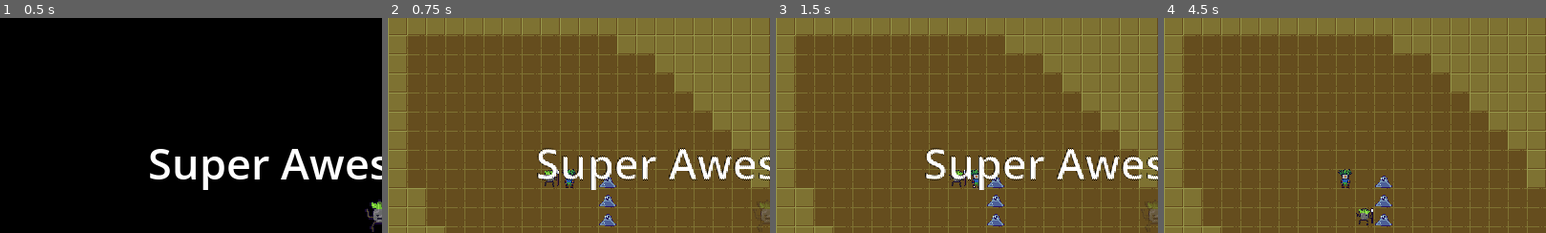
Above: before the commit, frames 1-4 (left to right).
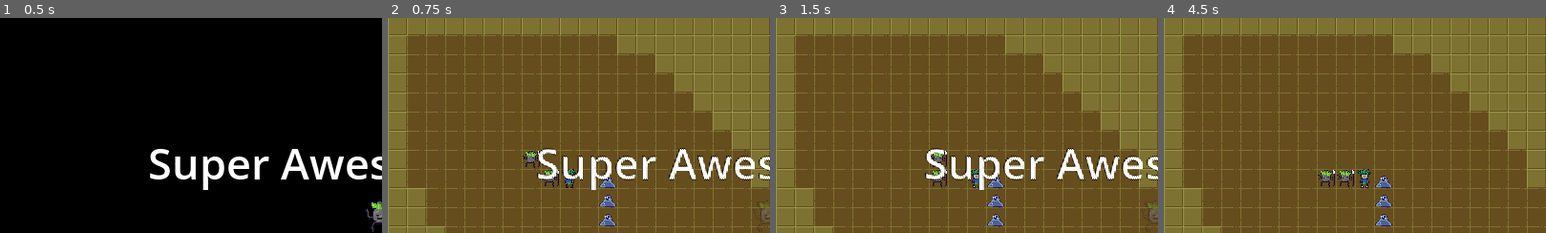
Above: after the commit, the same moments.

Repository: deengames-prototypes/github-game-off-2022
Game: Godot game, scene res://contexts/pregame/scenes/GameLoaderScene.tscn
Two runs of this game, one before a commit and one after it. Both use one fixed random seed, a clock stepped at 60 frames per second and the inputs below.
Inputs:
- Up to frame 1 (0.5 s): no input
- Up to frame 2 (0.75 s): click "New Game" at 0.5 s
- Up to frame 3 (1.5 s): tap Enter at 1.25 s; hold Right (ui_right) from 1.28 s (still down)
- Up to frame 4 (4.5 s): tap Space at 2, 3.5 s; release Right (ui_right) at 2.03 s; hold Down (ui_down) 2.03-2.78 s; tap Enter at 2.75, 4.25 s; hold Right (ui_right) 2.78-3.53 s; hold Up (ui_up) 3.53-4.28 s; hold Left (ui_left) from 4.28 s (still down)
The pictures show only the part of the screen within x 0-50%, y 0-50%; the shares and areas given below are measured in that part.

Frame 1 is identical in both runs. In frame 2, 0.2% of the frame differs, in the area x 35-40%, y 61-70%; in frame 3, 0.4%; in frame 4, 0.8%, in the area x 40-55%, y 70-97%.

Commit message:
Add ranged minion

Diff:
--- a/source/contexts/core/entities/Minion.gd
+++ /dev/null
@@ -1,24 +0,0 @@
-class_name Minion
-
-extends Entity
-
-enum {FOLLOWING, ATTACKING}
-
-var discover_distance = 5 setget set_noop
-var chase_range = 2 setget set_noop
-var following_distance = 3 setget set_noop
-var retreat_distance = 7 setget set_noop
-
-func set_noop(val):
-	pass
-
-var state = FOLLOWING
-var target: Entity = null
-
-var skills: Array = []
-
-func _init(x: int, y: int):
-	name = 'minion'
-	attack = 10
-	health = 4
-	tile_position = Vector2(x, y)
--- /dev/null
+++ b/source/contexts/core/entities/minions/MeleeMinion.gd
@@ -0,0 +1,14 @@
+class_name MeleeMinion
+
+extends Minion
+
+func _init(x: int, y: int):
+	name = 'minion'
+	attack = 10
+	health = 4
+	tile_position = Vector2(x, y)
+
+	discover_distance = 5
+	chase_range = 2
+	following_distance = 3
+	retreat_distance = 7
--- /dev/null
+++ b/source/contexts/core/entities/minions/Minion.gd
@@ -0,0 +1,16 @@
+class_name Minion
+
+extends Entity
+
+enum {FOLLOWING, ATTACKING}
+
+var discover_distance = 5 setget _set_noop
+var chase_range = 2 setget _set_noop
+var following_distance = 3 setget _set_noop
+var retreat_distance = 7 setget _set_noop
+
+func _set_noop(val):
+	pass
+
+var state = FOLLOWING
+var target: Entity = null
--- /dev/null
+++ b/source/contexts/core/entities/minions/RangedMinion.gd
@@ -0,0 +1,14 @@
+class_name RangedMinion
+
+extends Minion
+
+func _init(x: int, y: int):
+	name = 'minion'
+	attack = 10
+	health = 4
+	tile_position = Vector2(x, y)
+
+	discover_distance = 8
+	chase_range = 6
+	following_distance = 4
+	retreat_distance = 6
--- a/source/contexts/core/scenes/DungeonLevelScene.gd
+++ b/source/contexts/core/scenes/DungeonLevelScene.gd
@@ -26,8 +26,8 @@
 		_entities.append(slime)
 
 	# Add the first (test) minion to follow the player around
-	var minion = Minion.new(8, 8)
-	_entities.append(minion)
+	_entities.append(RangedMinion.new(8, 8))
+	_entities.append(MeleeMinion.new(7, 7))
 
 	_entities_tile_map.draw_entities(_entities)
 
--- a/source/contexts/core/scripts/systems/AttackSystem.gd
+++ b/source/contexts/core/scripts/systems/AttackSystem.gd
@@ -16,12 +16,12 @@
 
 func on_attack_entity(aggressor: Entity, victim: Entity):
 	var damage = aggressor.attack
-	#print("Attacking for %s damage ..." % damage)
+	print("Attacking for %s damage ..." % damage)
 
 	# Every filter gets a "damage incoming" event (sorta) and can decide how to react or modify it
 	for filter in _damage_filters:
 		damage = filter.attack_entity(aggressor, victim, damage)
-		#print("Applied %s, damage=%s" % [filter, damage])
+		print("Applied %s, damage=%s" % [filter, damage])
 
 	victim.health -= damage
 
--- a/source/contexts/core/scripts/systems/MinionSystem.gd
+++ b/source/contexts/core/scripts/systems/MinionSystem.gd
@@ -1,6 +1,4 @@
 extends Node
-
-
 
 signal chase_entity(minion, target)
 signal attack_entity(minion, target)
--- a/source/project.godot
+++ b/source/project.godot
@@ -14,10 +14,15 @@
 "language": "GDScript",
 "path": "res://contexts/core/entities/Entity.gd"
 }, {
+"base": "Minion",
+"class": "MeleeMinion",
+"language": "GDScript",
+"path": "res://contexts/core/entities/minions/MeleeMinion.gd"
+}, {
 "base": "Entity",
 "class": "Minion",
 "language": "GDScript",
-"path": "res://contexts/core/entities/Minion.gd"
+"path": "res://contexts/core/entities/minions/Minion.gd"
 }, {
 "base": "Reference",
 "class": "MovementCheck",
@@ -29,6 +34,11 @@
 "language": "GDScript",
 "path": "res://contexts/core/entities/Player.gd"
 }, {
+"base": "Minion",
+"class": "RangedMinion",
+"language": "GDScript",
+"path": "res://contexts/core/entities/minions/RangedMinion.gd"
+}, {
 "base": "Entity",
 "class": "Slime",
 "language": "GDScript",
@@ -36,9 +46,11 @@
 } ]
 _global_script_class_icons={
 "Entity": "",
+"MeleeMinion": "",
 "Minion": "",
 "MovementCheck": "",
 "Player": "",
+"RangedMinion": "",
 "Slime": ""
 }
 
